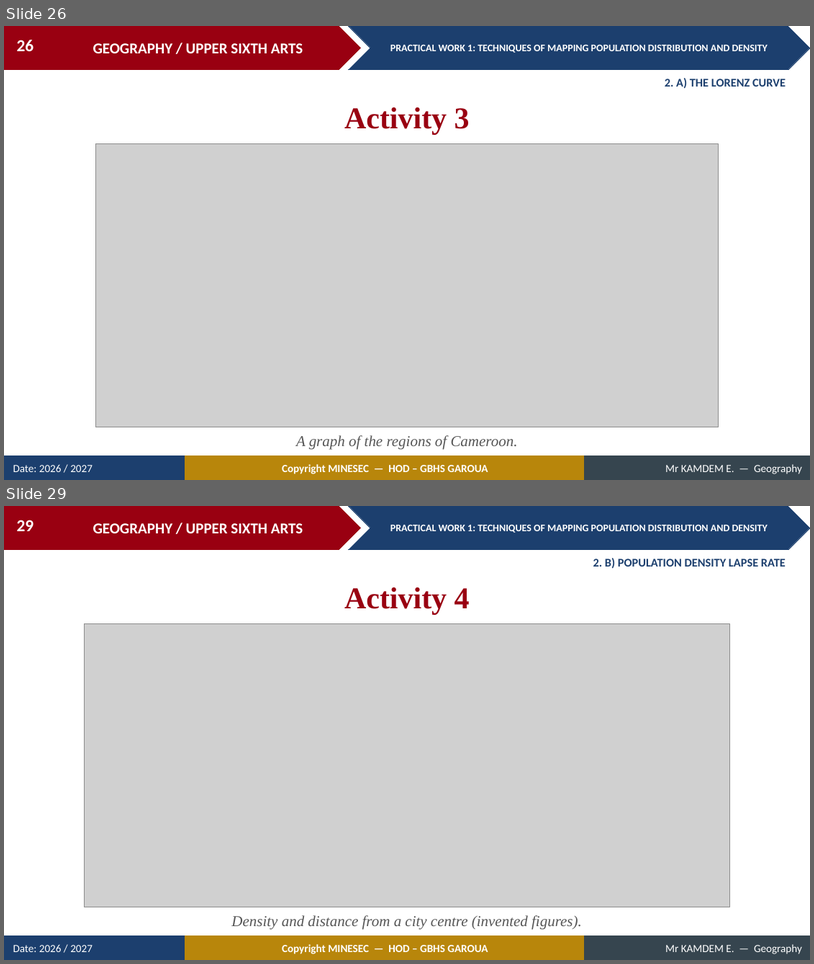
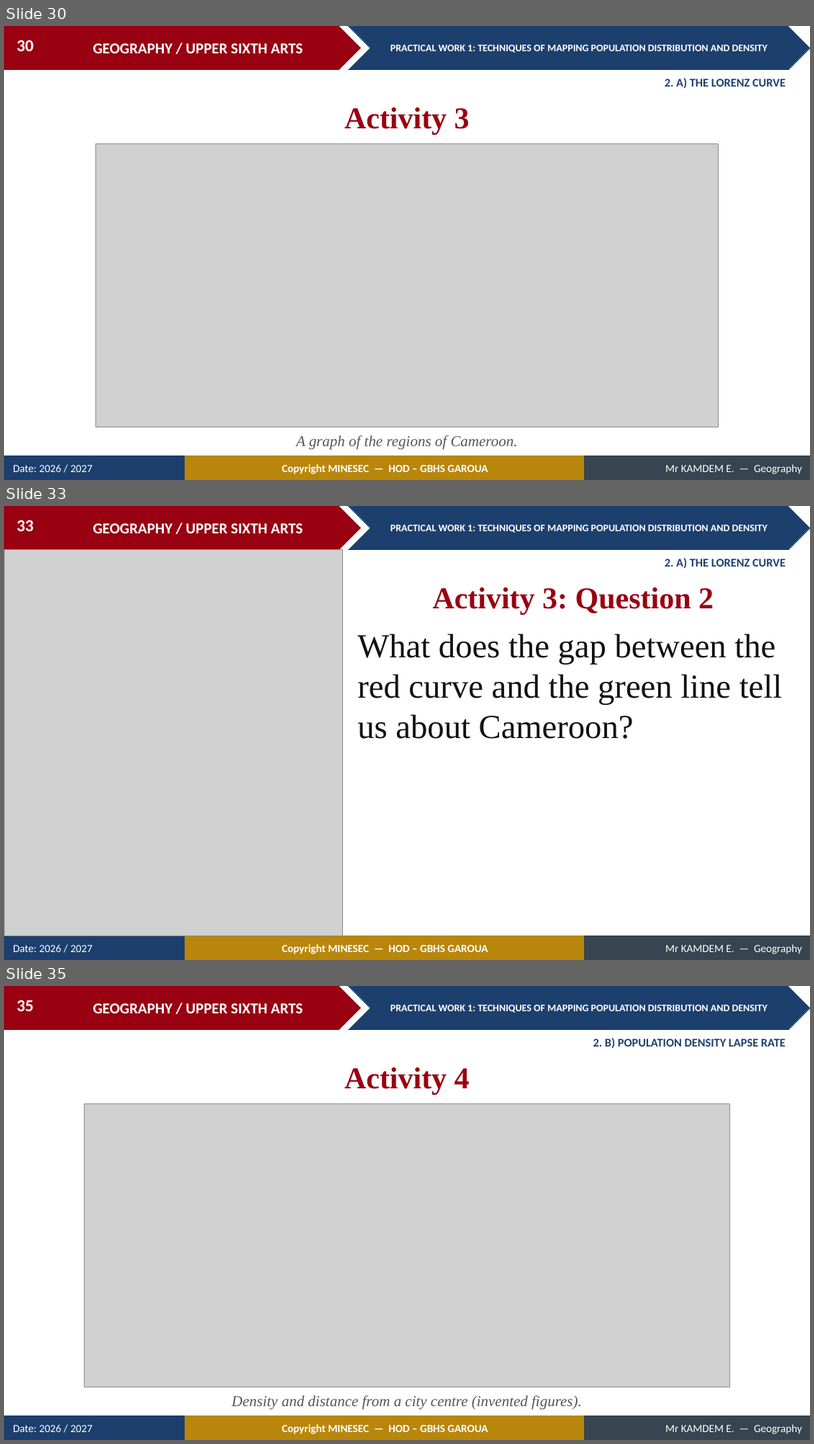
Before and after one commit to Berthautk/linea-github, a slide deck: lecons/USA/Population Geography/03_USA_POP_PW01_Techniques_of_Mapping_Population_Distribution_and_Density.pptx. Shown one above the other, each under a label of ours: slides 26 and 29 before the commit, slides 30, 33 and 35 after it; the slides between them are not shown. The pictures are 814x964 and 814x1444 pixels, drawn with LibreOffice and Linux fonts; fonts in the diff are those of the drawing; grey boxes stand for pictures. Boxes give left, top, right and bottom in pixels: in the first picture for what was removed or moved away, otherwise in the second. Text is boxed around its words. In the diff, an @@ line names an element or a change of style, - is before the commit and + after.

```diff
--- a/lecons/USA/Population Geography/03_USA_POP_PW01_Techniques_of_Mapping_Population_Distribution_and_Density.pptx
+++ b/lecons/USA/Population Geography/03_USA_POP_PW01_Techniques_of_Mapping_Population_Distribution_and_Density.pptx
@@ slide 33 added at (4,506,810,960), background #FFFFFF; not listed: 9 template elements that a slide beside it also shows @@
@@ page number added at (17,520,34,531), 20 pt, text #FFFFFF, bold @@
+33
@@ picture added at (4,549,343,936) @@
@@ text added at (665,558,786,569), 14 pt, text #1C3F6E, bold @@
+2. A) THE LORENZ CURVE
@@ text added at (433,587,714,614), 36 pt, text #990011, bold @@
+Activity 3: Question 2
@@ text added at (358,633,782,739), 40 pt, text #111111 @@
+What does the gap between the red curve and the green line tell us about Cameroon?
@@ what was slide 26 is now slide 30 @@
@@ page number at (17,40,34,51): text changed @@
-26
+30
@@ what was slide 29 is now slide 35 @@
@@ page number at (17,1000,34,1011): text changed @@
-29
+35
```
Also in this commit, not shown: 10 slides changed, 7 other slides added, 3 other files.
